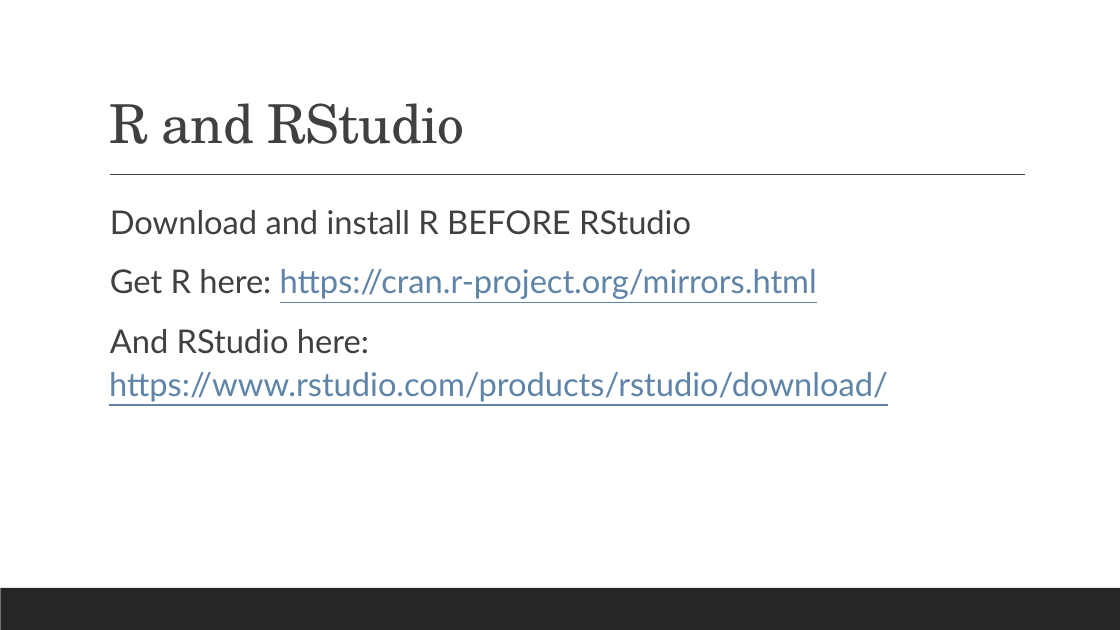
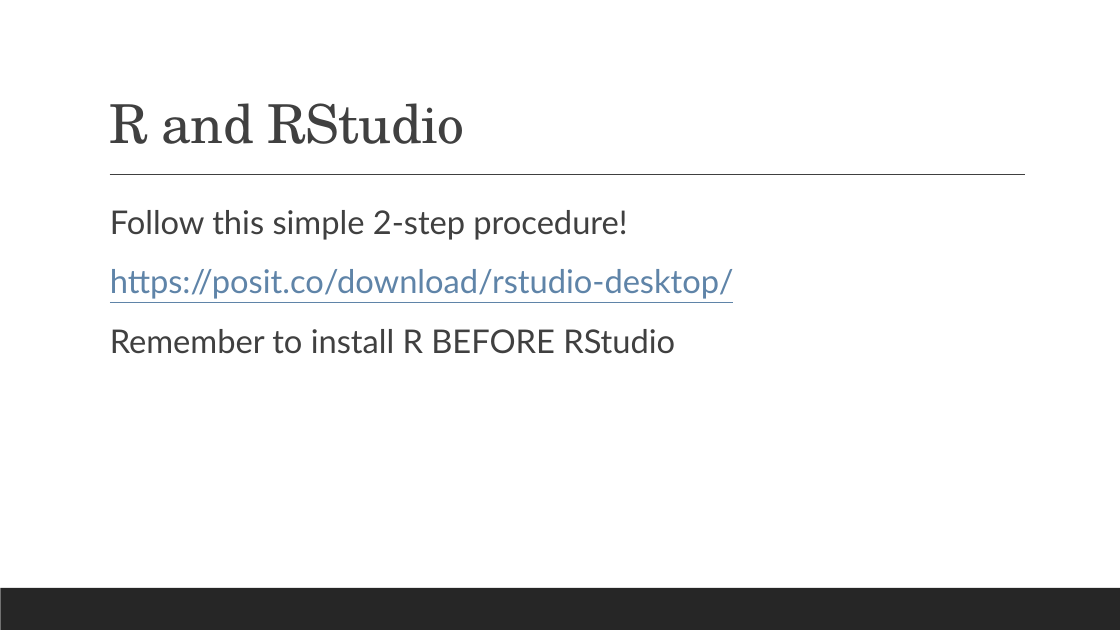
Before and after one commit to ou-artificial/OUAIxOUSACM-IntroToR, a slide deck: slide 4 of presentation/IntroToR.pptx. Drawn at 1120x630 pixels with LibreOffice and Linux fonts; fonts in the diff are those of the drawing. Boxes give left, top, right and bottom in pixels: in the first picture for what was removed or moved away, otherwise in the second. Text is boxed around its words. In the diff, an @@ line names an element or a change of style, - is before the commit and + after.

Commit message:
Update ppt

```diff
--- a/presentation/IntroToR.pptx
+++ b/presentation/IntroToR.pptx
@@ text at box(110, 210, 734, 354): text changed; text colour #5F84A8 to #404040 @@
-  Download and install R BEFORE RStudio
-  Get R here: https://cran.r-project.org/mirrors.html
-  And RStudio here: https://www.rstudio.com/products/rstudio/download/
+  Follow this simple 2-step procedure!
+  https://posit.co/download/rstudio-desktop/
+  Remember to install R BEFORE RStudio
```
Also in this commit, not shown: 2 other slides changed.
